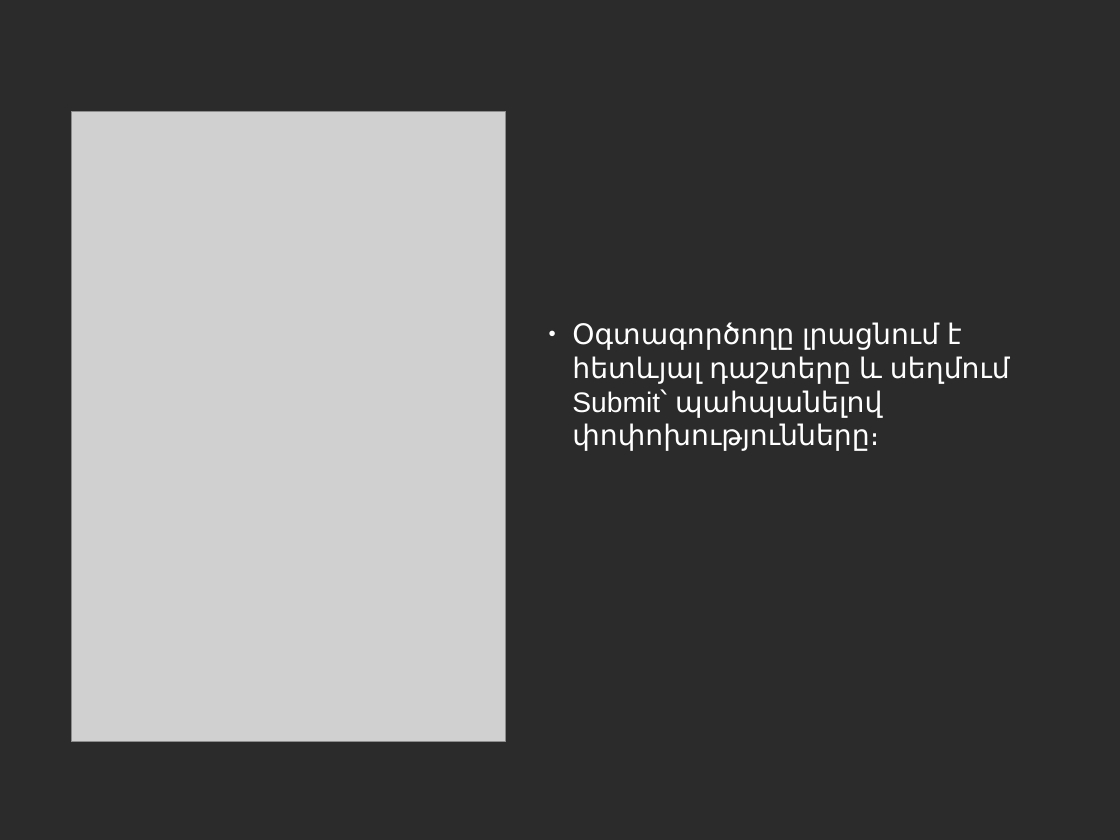
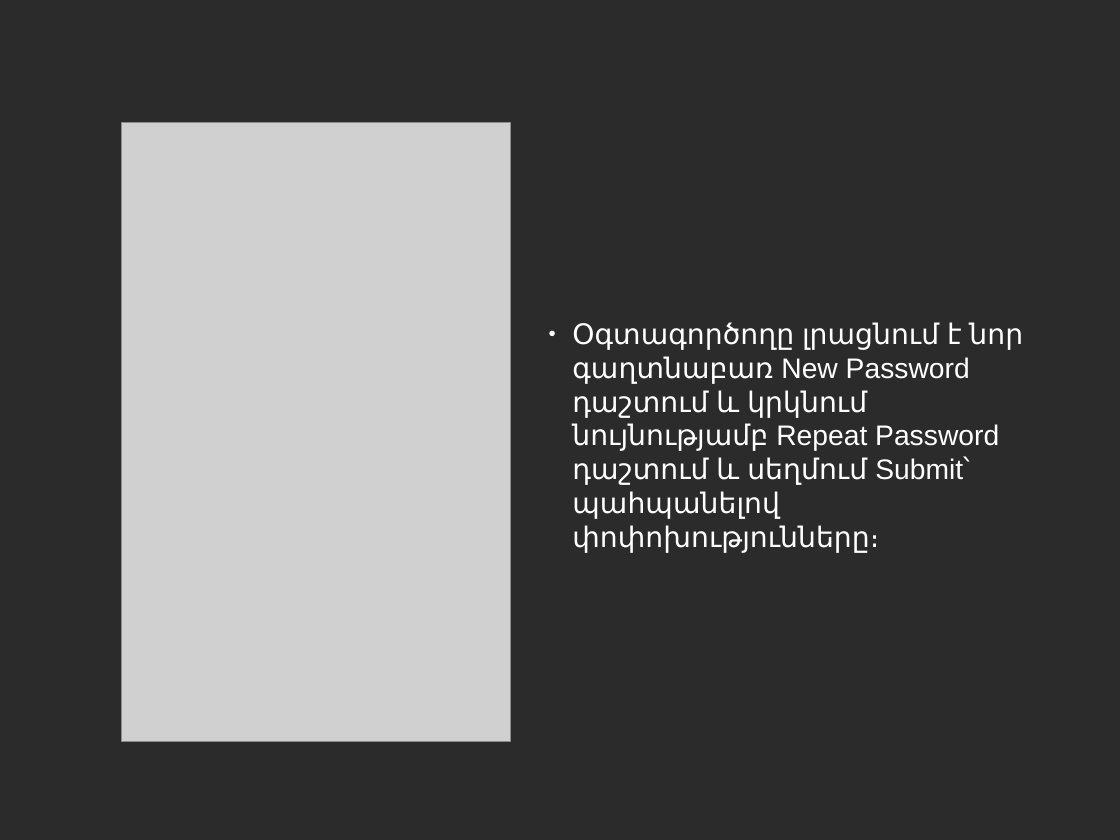
Before and after one commit to vanit-basic/instant_messenger, a slide deck: slide 9 of Documentation/Documentation.odp. Drawn at 1120x840 pixels with LibreOffice and Linux fonts; fonts in the diff are those of the drawing; grey boxes stand for pictures; background and template pictures are left out; a plain dark background stands for a picture behind light text. Boxes give left, top, right and bottom in pixels: in the first picture for what was removed or moved away, otherwise in the second. Text is boxed around its words. In the diff, an @@ line names an element or a change of style, - is before the commit and + after.

```diff
--- a/Documentation/Documentation.odp
+++ b/Documentation/Documentation.odp
@@ picture: place and size @@
-picture at (71, 112, 506, 742)
+picture at (122, 123, 510, 742)
@@ text at (572, 322, 1023, 553): text changed @@
-● Օգտագործողը լրացնում է հետևյալ դաշտերը և սեղմում Submit՝ պահպանելով փոփոխությունները։
+● Օգտագործողը լրացնում է նոր գաղտնաբառ New Password դաշտում և կրկնում նույնությամբ Repeat Password դաշտում և սեղմում Submit՝ պահպանելով փոփոխությունները։
```
Also in this commit, not shown: 20 other slides changed.
